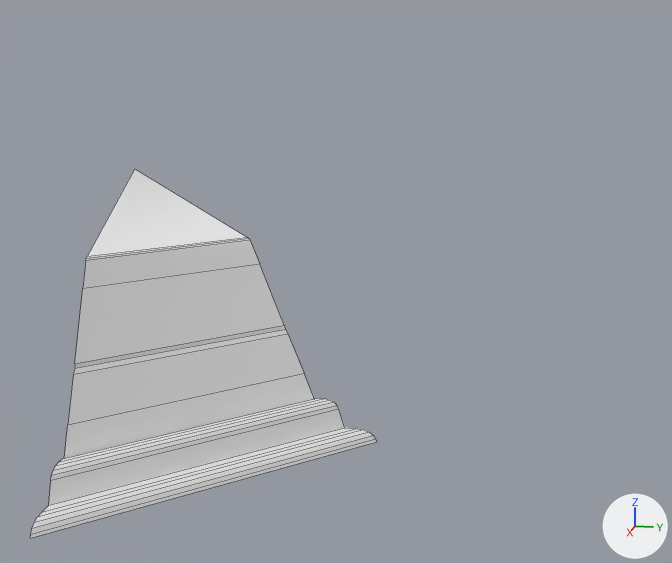
What one commit did to the FBX model Assets/3D_Assets/Enviro/Meshes/Coin_45/Toit_coin_45.fbx.
Camera for both pictures: a 50 mm lens placed at (11.05, -0.38, 1.25), pointed at (1.57, -2.27, -1.12). The axes (+X, +Y, +Z) are drawn at lower right. The lights are the same throughout. Mesh edges are drawn as thin lines.
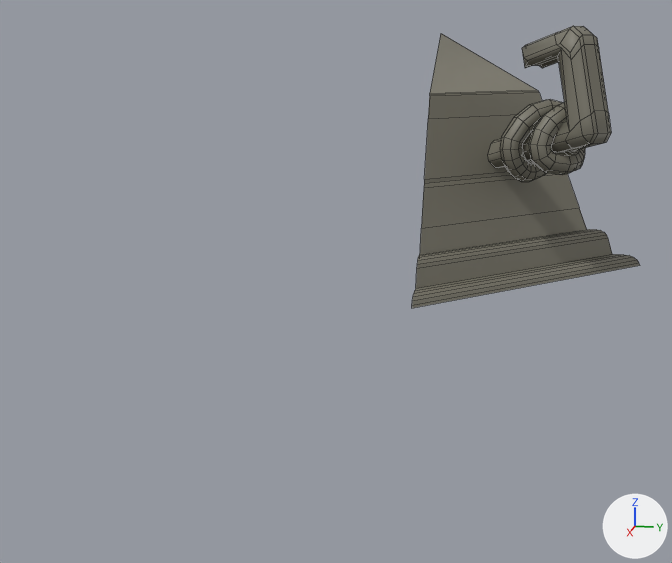
Commit message: Ga - Meshes Ballons et Toits corner

Changed parts and their boxes [x1, y1, x2, y2] in the pictures (672 x 563 px; the box of a moved part takes in the faces that stretch with it):
'Cube.015', reshaped, moved, turned
    before: [30, 169, 377, 538]
    after: [412, 26, 640, 308]
part 1 of me_cube_009, moved or reshaped
    before: [30, 398, 377, 538]
    after: [412, 229, 640, 308]
part 2 of me_cube_009, moved or reshaped
    before: [64, 169, 314, 458]
    after: [420, 34, 587, 254]
part 3 of me_cube_009, added
    after: [500, 99, 585, 182]
part 4 of me_cube_009, added
    after: [488, 26, 611, 168]

Diff of the bpy script that builds the scene:
```diff
--- a/Assets/3D_Assets/Enviro/Meshes/Coin_45/Toit_coin_45.fbx.py
+++ b/Assets/3D_Assets/Enviro/Meshes/Coin_45/Toit_coin_45.fbx.py
@@ mat_material_004 @@
+mat_material_004 = principled_material('Material.004')
+mat_material_004.base_color = (0.191, 0.181, 0.141)  # grey #797669
@@ me_cube_009 @@
 # used by ob_cube_015; location = (3.01, -3.02, -1.47); rotation_euler = (0.0, 0.0, 0.785), in degrees (0, 0, 45)
-me_cube_009.from_pydata(...)  # 45 vertices, 21 faces; spans x -2.12..-0.21, y -1.91..1.91, z -1.53..1.5
+me_cube_009.from_pydata(...)  # 423 vertices, 384 faces; spans x -2.01..1.82, y -1.62..1.75, z -1.88..0.41
+# me_cube_009 part 1: the loose piece of 26 vertices spanning x -0.7..-0.21, y -1.91..1.91, z -1.47..-1.01 is multiplied about its middle by the matrix ((0.0, 1.0, 0.0), (-0.271, 0.0, 0.963), (0.963, 0.0, 0.271)), then moved by (0.36, -1.34, 0.23), in mat_material_004 (grey #797669)
+# me_cube_009 part 2: the loose piece of 19 vertices spanning x -2.12..-0.57, y -1.55..1.55, z -1.53..1.5 is multiplied about its middle by the matrix ((0.0, 1.0, 0.0), (-0.271, 0.0, 0.963), (0.963, 0.0, 0.271)), then moved by (1.25, 0.08, -1.52), in mat_material_004 (grey #797669)
+# me_cube_009 part 3: a new loose piece of 296 vertices spanning x -0.47..0.6, y -0.39..0.53, z -0.87..0.06, in mat_material_004 (grey #797669)
+# me_cube_009 part 4: a new loose piece of 82 vertices spanning x -0.22..0.22, y -0.13..1.18, z -1.2..0.41, in mat_material_004 (grey #797669)
+# me_cube_009 part 5: the surface is now shaded smooth
+me_cube_009.materials.append(mat_material_004)  # grey #797669
@@ ob_cube_015 @@
 ob_cube_015 = bpy.data.objects.new('Cube.015', me_cube_009)
-ob_cube_015.location = (3.01, -3.02, -1.47)
-ob_cube_015.rotation_euler = (0.0, 0.0, 0.785)  # degrees (0, 0, 45)
+ob_cube_015.location = (0.04, 0.18, 0.32)
+ob_cube_015.rotation_euler = (1.297, 0.0000412, 2.356)  # degrees (74, 0, 135)
```
